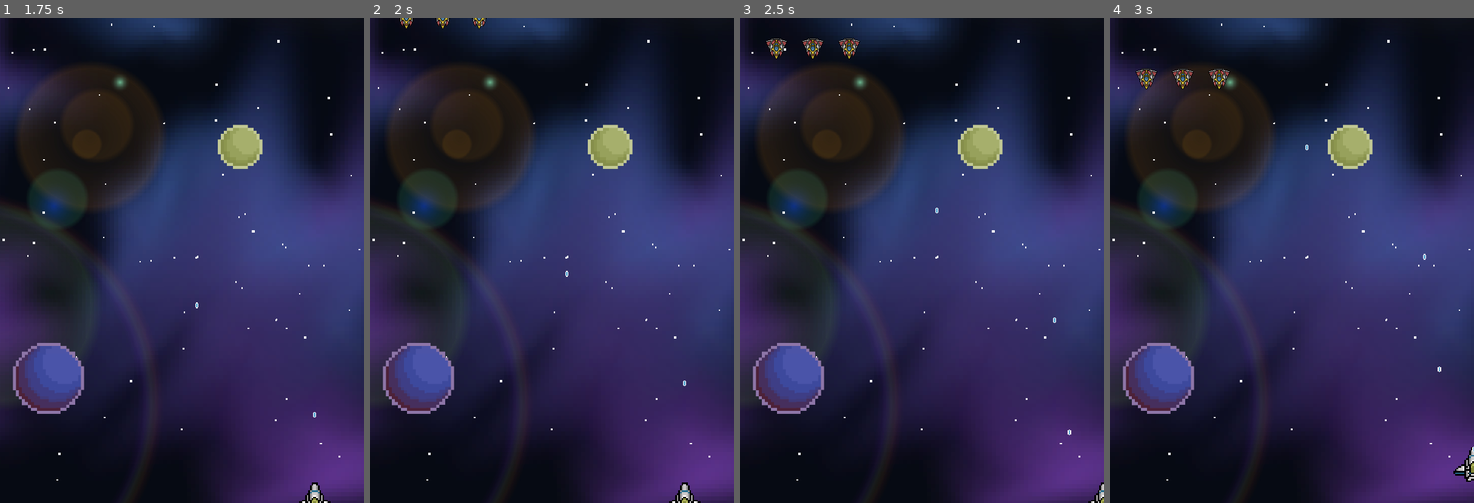
Above: before the commit, frames 1-4 (left to right).
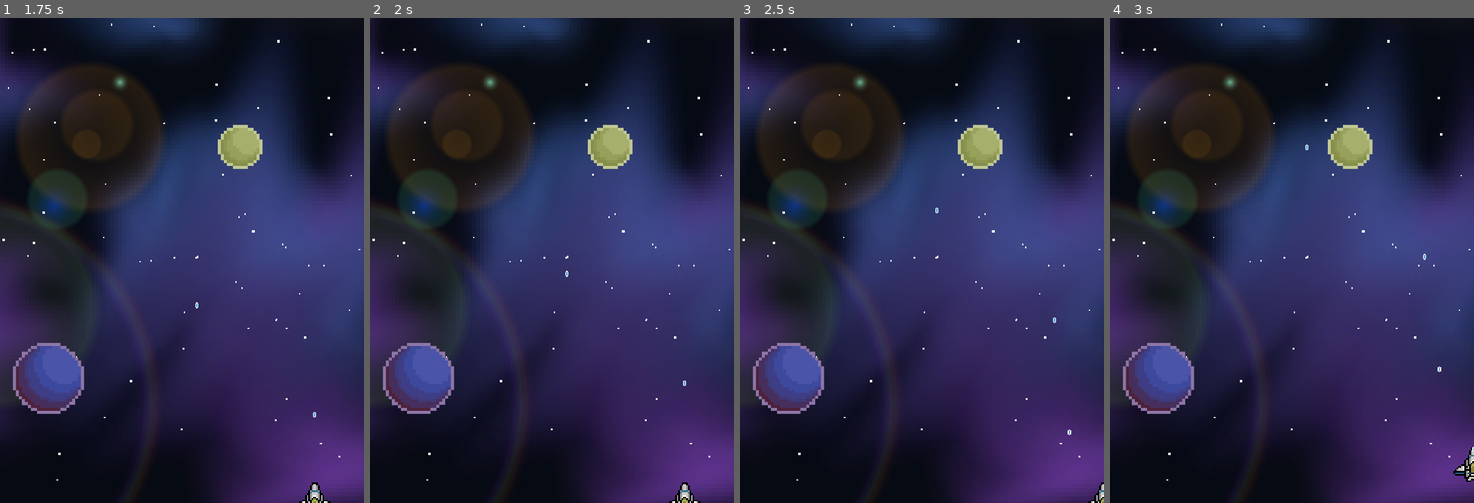
Above: after the commit, the same moments.

Repository: cwilson80/roguelike-bullet-hell
Game: Godot game, scene res://scenes/main.tscn
Same seed, same stepped clock (60 frames per second), same inputs: the game is played once before the commit and once after it. The project has no main scene, so this scene is started directly.
Inputs:
- Up to frame 1 (1.75 s): tap Enter at 0.5 s; hold D (right) 0.53-1.28 s; tap Space (shoot) at 0.6, 1.35 s; hold S (down) from 1.28 s (still down)
- Up to frame 2 (2 s): keep holding S (down)
- Up to frame 3 (2.5 s): release S (down) at 2.03 s; hold D (right) from 2.03 s (still down); tap Space (shoot) at 2.1 s
- Up to frame 4 (3 s): release D (right) at 2.78 s; hold W (up) from 2.78 s (still down); tap Space (shoot) at 2.85 s

Frame 1 is identical in both runs. In frame 2, 0.2% of the frame differs, in the area x 8-32%, y 0-3%; in frame 3, 0.4%; in frame 4, 0.5%, in the area x 7-33%, y 10-15%.

Commit message:
Added levelInfo singleton and changed spawn function

Diff:
--- a/project.godot
+++ b/project.godot
@@ -13,6 +13,10 @@
 config/name="Roguelite-Bullet-Hell"
 config/features=PackedStringArray("4.2", "GL Compatibility")
 config/icon="res://icon.svg"
+
+[autoload]
+
+LevelInfo="*res://scripts/levelInfo.gd"
 
 [display]
 
--- a/scenes/main.tscn
+++ b/scenes/main.tscn
@@ -1,6 +1,6 @@
 [gd_scene load_steps=8 format=3 uid="uid://dua4bawx75iq7"]
 
-[ext_resource type="Script" path="res://scripts/main.gd" id="1_5jkis"]
+[ext_resource type="Script" path="res://scripts/levelInfo.gd" id="1_s3dod"]
 [ext_resource type="Texture2D" uid="uid://db0o3rwuv6pw2" path="res://assets/Pixel Spaceships - Shoot'em Ups pack HD/Wallpaper1.jpg" id="2_vb1p0"]
 [ext_resource type="Texture2D" uid="uid://1mq8sm8v35fc" path="res://assets/Pixel Spaceships - Shoot'em Ups pack HD/space.png" id="3_ox0f1"]
 [ext_resource type="PackedScene" uid="uid://c50vxehsggxm0" path="res://scenes/player.tscn" id="4_oc87u"]
@@ -57,7 +57,7 @@
 }
 
 [node name="Main" type="Node2D"]
-script = ExtResource("1_5jkis")
+script = ExtResource("1_s3dod")
 
 [node name="Background" type="Sprite2D" parent="."]
 position = Vector2(325, -37)
--- /dev/null
+++ b/scripts/levelInfo.gd
@@ -0,0 +1,47 @@
+extends Node
+
+var level = 1
+var current_scene = null
+
+func _ready():
+	var root = get_tree().root
+	current_scene = root.get_child(root.get_child_count() - 1)
+
+#---------------------------------------------------------------------!
+#Check https://docs.godotengine.org/en/latest/tutorials/scripting/singletons_autoload.html
+#For info on singletons
+
+func goto_scene(path):
+	# This function will usually be called from a signal callback,
+	# or some other function in the current scene.
+	# Deleting the current scene at this point is
+	# a bad idea, because it may still be executing code.
+	# This will result in a crash or unexpected behavior.
+
+	# The solution is to defer the load to a later time, when
+	# we can be sure that no code from the current scene is running:
+
+	call_deferred("_deferred_goto_scene", path)
+
+func _deferred_goto_scene(path):
+	# It is now safe to remove the current scene.
+	current_scene.free()
+
+	# Load the new scene.
+	var s = ResourceLoader.load(path)
+
+	# Instance the new scene.
+	current_scene = s.instantiate()
+
+	# Add it to the active scene, as child of root.
+	get_tree().root.add_child(current_scene)
+
+	# Optionally, to make it compatible with the SceneTree.change_scene_to_file() API.
+	get_tree().current_scene = current_scene
+
+#---------------------------------------------------------------------!
+func next_level():
+	level += 1
+
+func get_level():
+	return level
--- a/scripts/main.gd
+++ b/scripts/main.gd
@@ -3,14 +3,17 @@
 #Loads enemies to use
 var enemy = preload("uid://dca31lgf1n6va")
 var enemyMid = preload("uid://qa58ublw1g87")
+var current_level = null
 var score = 0
 
+func _process(delta):
+	pass
+
 func _ready():
-	spawn_enemies()
+	start()
 
-#We don't have a start game func yet, so this is just here to show what enemies spawning
-#will look like
-func spawn_enemies():
+#testing function for spawning enemies
+func spawning_enemies():
 	for x in range(9):
 		for y in range(3):
 			var e = enemy.instantiate()
@@ -26,5 +29,26 @@
 			em.start(pos)
 			em.died.connect(_on_enemy_died)
 
+#sets the current level and increments for the next level
+func start():
+	current_level == $levelInfo.get_level()
+	$levelInfo.next_level()
+
+func spawn_enemies():
+	for x in range(pow(4, current_level)):
+		for y in range(pow(3, current_level)):
+			var e = enemy.instantiate()
+			var pos = Vector2(x * (48 + 24) + 72, -48 * 4 - 48 + y * 48)
+			add_child(e)
+			e.start(pos)
+			e.died.connect(_on_enemy_died)
+	for x in range(pow(3, current_level)):
+		for y in range(pow(1, current_level)):
+			var em = enemyMid.instantiate()
+			var pos = Vector2(x * (48 + 24) + 72, -48 * 4 - 48 + y * 48)
+			add_child(em)
+			em.start(pos)
+			em.died.connect(_on_enemy_died)
+
 func _on_enemy_died(value):
 	score += value
